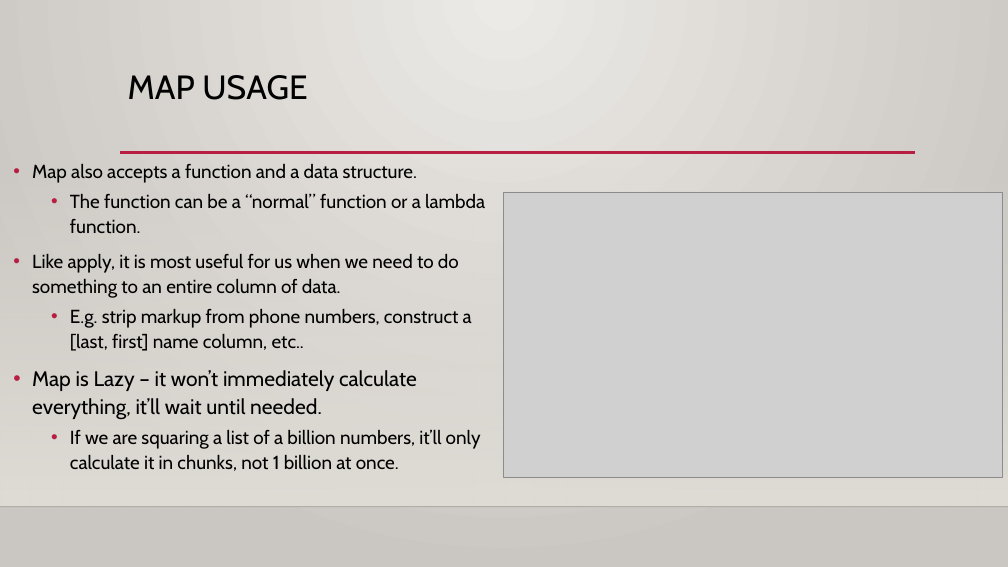
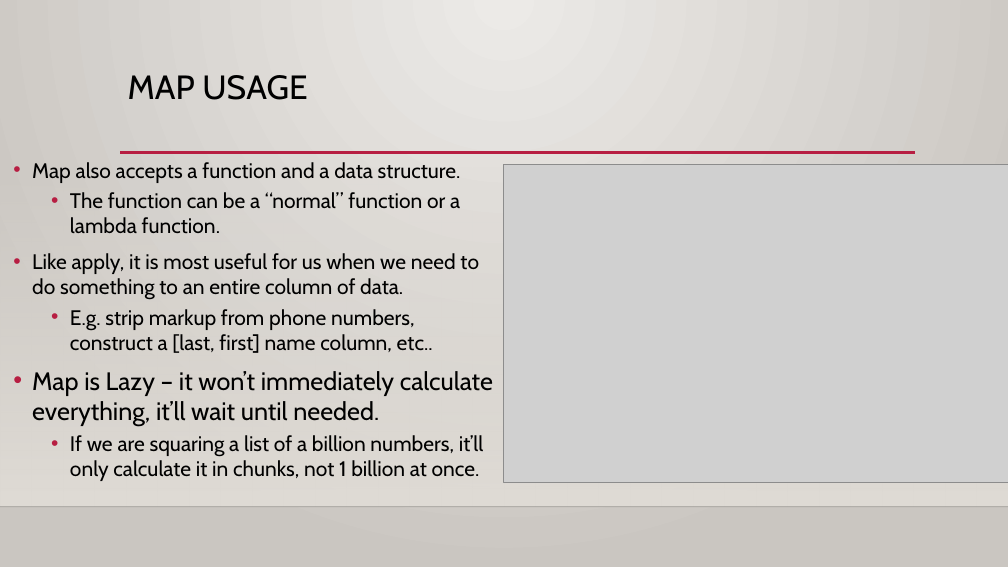
Before and after one commit to michaeljharris/Programming_Basics_for_ML, a slide deck: slide 13 of course_material/slides/014_bulk_actions.pptx. Drawn at 1008x567 pixels with LibreOffice and Linux fonts; fonts in the diff are those of the drawing; grey boxes stand for pictures; background and template pictures are left out. Boxes give left, top, right and bottom in pixels: in the first picture for what was removed or moved away, otherwise in the second. Text is boxed around its words. In the diff, an @@ line names an element or a change of style, - is before the commit and + after.

```diff
--- a/course_material/slides/014_bulk_actions.pptx
+++ b/course_material/slides/014_bulk_actions.pptx
@@ text "Map also accepts a function ..." at (x1=32, y1=162, x2=493, y2=481): size 18 to 20 pt in "Map also accepts a function and a ...", "The function can be a “normal” function ...", "Like apply, it is most useful for ...", "E.g. strip markup from phone numbers, construct ..." and 1 more places; size 20 to 24 pt in "Map is Lazy – it won’t immediately ..."; line spacing 1.1 to 1 @@
@@ picture resized from (x1=504, y1=192, x2=1002, y2=477) to (x1=504, y1=164, x2=1008, y2=482) @@
```
Also in this commit, not shown: 1 other slide changed, 3 other files.
